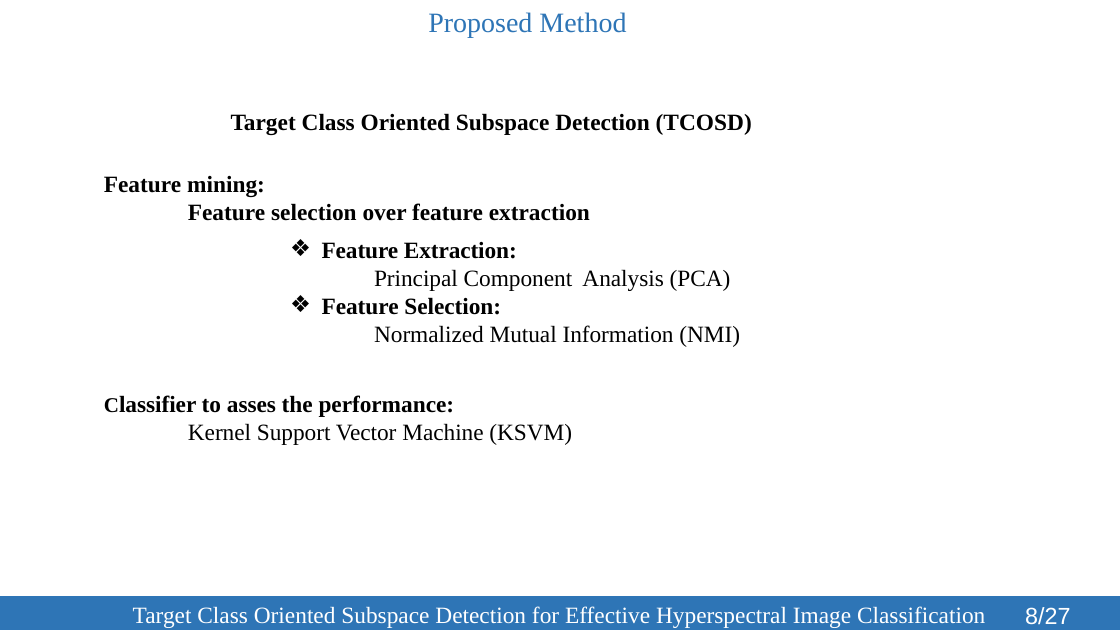
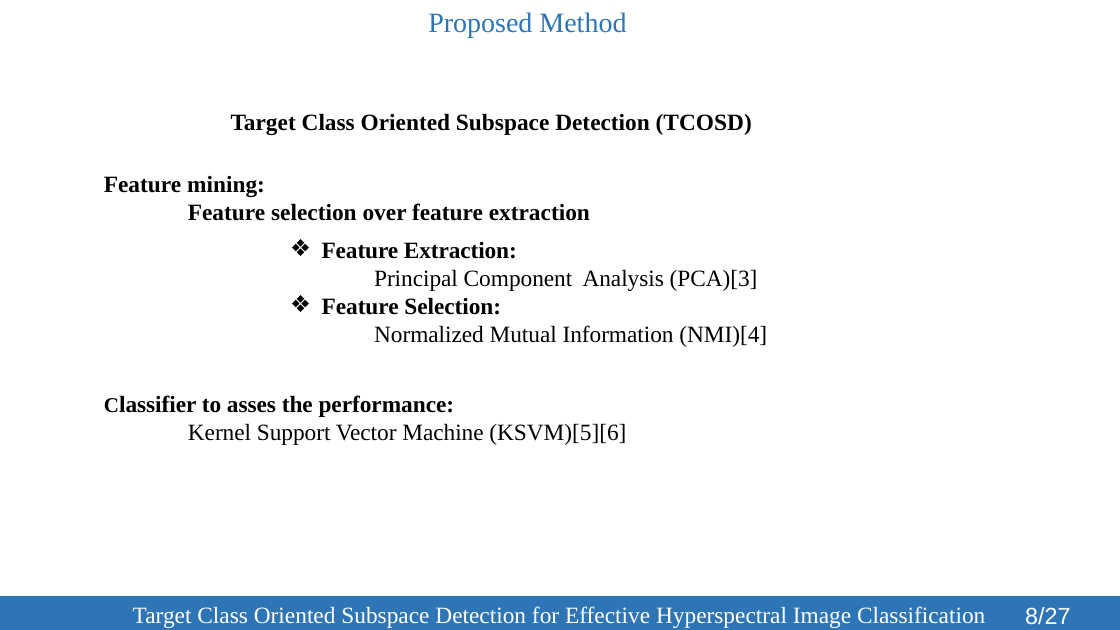
Before and after one commit to SleepyBrain/Remote-Sensing, a slide deck: slide 8 of Presentation/TCOSD-123086.pptx. Drawn at 1120x630 pixels with LibreOffice and Linux fonts; fonts in the diff are those of the drawing. Boxes give left, top, right and bottom in pixels: in the first picture for what was removed or moved away, otherwise in the second. Text is boxed around its words. In the diff, an @@ line names an element or a change of style, - is before the commit and + after.

```diff
--- a/Presentation/TCOSD-123086.pptx
+++ b/Presentation/TCOSD-123086.pptx
@@ text at <box>374,269,758,291</box>: text changed @@
-Principal Component Analysis (PCA)
+Principal Component Analysis (PCA)[3]
@@ text at <box>374,325,767,347</box>: text changed @@
-Normalized Mutual Information (NMI)
+Normalized Mutual Information (NMI)[4]
@@ text at <box>188,423,626,445</box>: text changed @@
-Kernel Support Vector Machine (KSVM)
+Kernel Support Vector Machine (KSVM)[5][6]
```
Also in this commit, not shown: 7 other slides changed, 1 other file.
